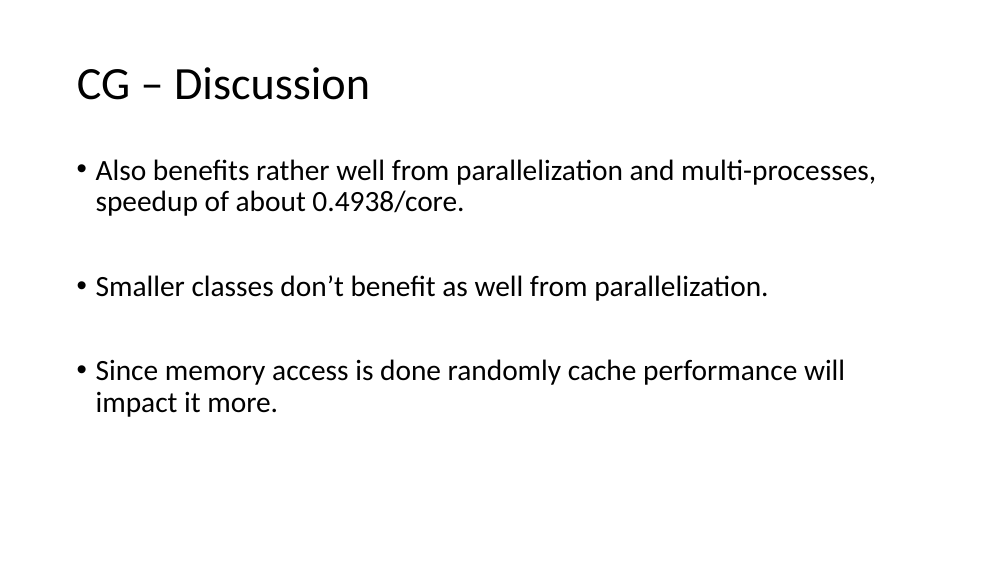
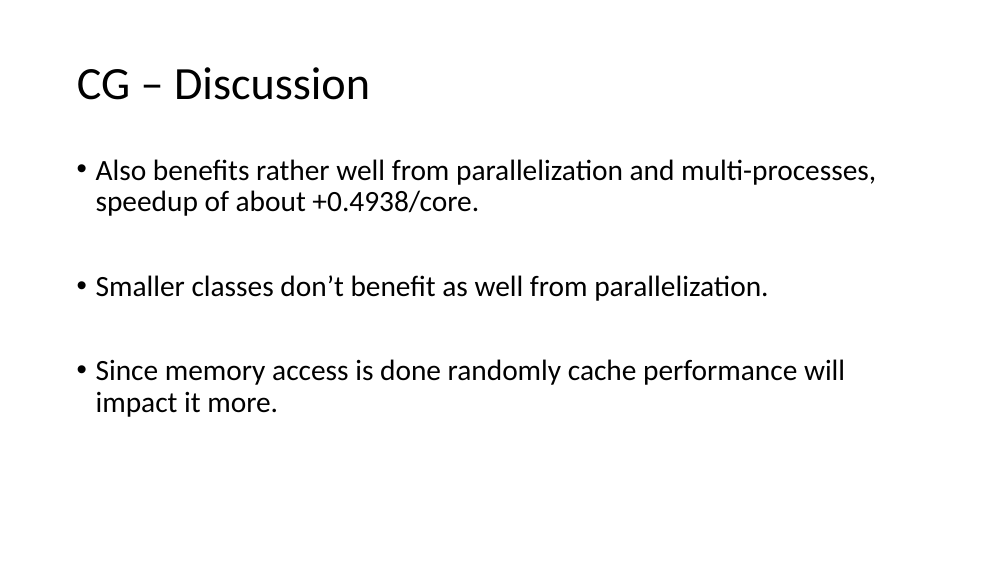
Before and after one commit to itomaldonado/multiprocessor-benchmarking-exploration, a slide deck: slide 16 of presentation.ppt. Drawn at 1008x567 pixels with LibreOffice and Linux fonts; fonts in the diff are those of the drawing. Boxes give left, top, right and bottom in pixels: in the first picture for what was removed or moved away, otherwise in the second. Text is boxed around its words. In the diff, an @@ line names an element or a change of style, - is before the commit and + after.

```diff
--- a/presentation.ppt
+++ b/presentation.ppt
@@ text at box(96, 159, 876, 216): text changed @@
-• Also benefits rather well from parallelization and multi-processes, speedup of about 0.4938/core.
+• Also benefits rather well from parallelization and multi-processes, speedup of about +0.4938/core.
```
Also in this commit, not shown: 7 other slides changed, 1 slide added.
